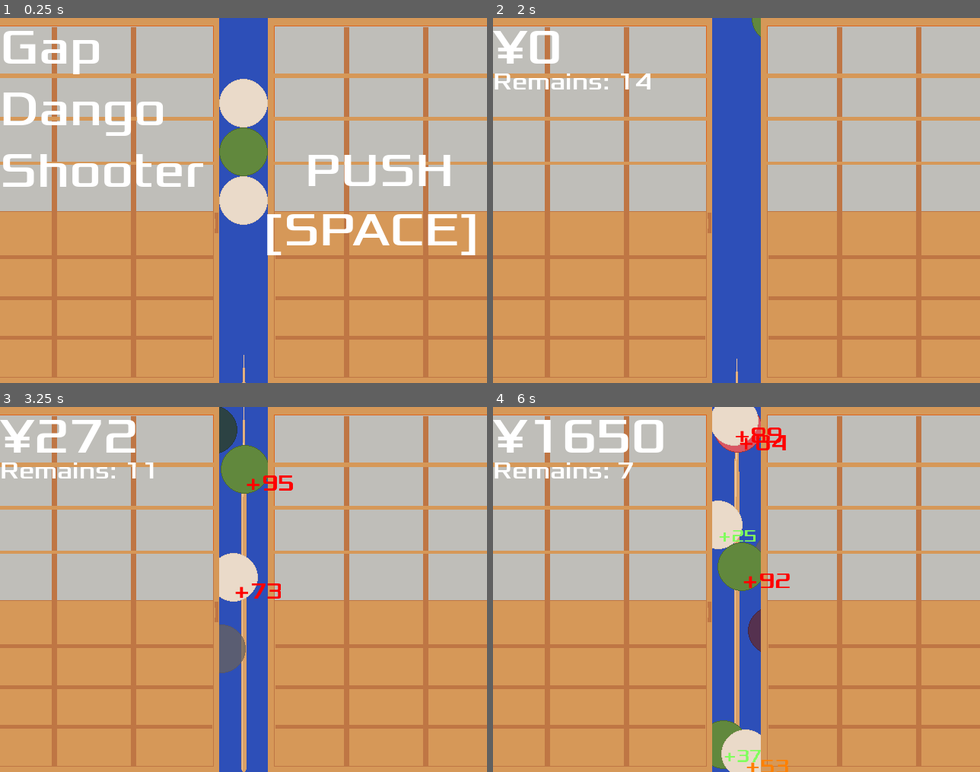
Above: before the commit, frames 1-4 (two rows, left to right).
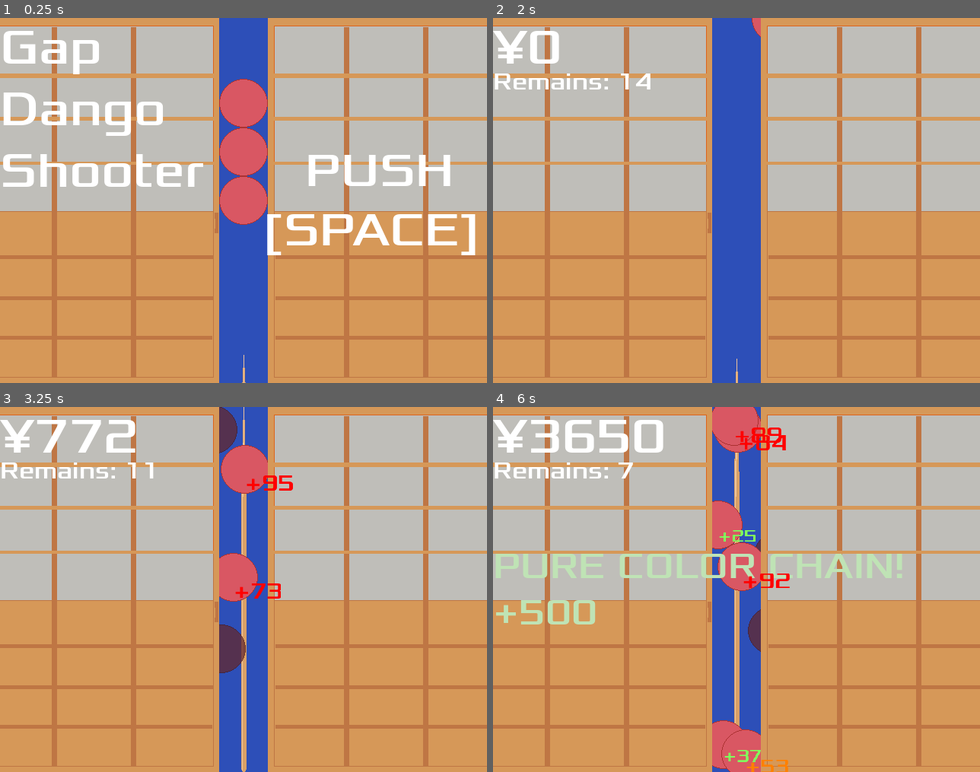
Above: after the commit, the same moments.

Repository: zundouz/ldjam54_odango
Game: Godot game, scene res://main.tscn
Two runs of this game, one before a commit and one after it. Both use one fixed random seed, a clock stepped at 60 frames per second and the inputs below.
Inputs (mouse positions are in pixels of both pictures, inside the frame that each line leads up to):
- Up to frame 1 (0.25 s): no input
- Up to frame 2 (2 s): tap Space (space) at 0.5 s; move the mouse to (843, 182) at 0.52 s; hold Up (move_up) 0.53-1.28 s; tap Enter (enter) at 0.6, 1.35 s; move the mouse to (639, 218) at 1.27 s
- Up to frame 3 (3.25 s): tap Space (space) at 2, 2.85 s; move the mouse to (292, 509) at 2.02 s; hold Up (move_up) from 2.03 s (still down); click (292, 509) at 2.1 s; tap Enter (enter) at 2.3, 3.05 s; move the mouse to (219, 662) at 2.77 s
- Up to frame 4 (6 s): move the mouse to (882, 644) at 3.52 s; release Up (move_up) at 3.53 s; tap W (w_key) at 3.6 s; tap Enter (enter) at 3.8, 4.35, 5.1 s; move the mouse to (590, 534) at 4.27 s; move the mouse to (760, 589) at 5.02 s; move the mouse to (663, 498) at 5.77 s; hold Up (move_up) from 5.78 s (still down); click (663, 498) at 5.85 s

The runs differ from the first frame. In frame 1, 3.1% of the frame differs, in the area x 45-55%, y 16-57%; in frame 2, less than 0.1%; in frame 3, 3.0%; in frame 4, 6.3%, in the area x 0-84%, y 0-100%.

Commit message:
feat: 単色ボーナスの実装
- デバッグ用の団子単色処理切ってないので注意

Diff:
--- a/My_Global.gd
+++ b/My_Global.gd
@@ -11,6 +11,7 @@
 var is_odango_finished : bool = true
 var shotted_alive_dango_amount : int = 0
 var is_now_bonus_time : bool = false
+var is_now_pure_color_chain : bool = false
 var all_shotted_odango_kind : Array[odango_type_enum] = []
 
 var is_swing_se_playing_on_odango = false
--- /dev/null
+++ b/PureColorChainLabel.gd
@@ -0,0 +1,36 @@
+extends Label
+
+var show_counter : int = 0
+
+# Called when the node enters the scene tree for the first time.
+func _ready() -> void:
+	z_index = 101
+
+	# tweenの作成
+	var tween = get_tree().create_tween()
+
+	# 1秒かけて透明にする
+	tween.tween_property(self, "modulate", Color(1,1,1,0.2),0.01).set_trans(Tween.TRANS_CUBIC)
+
+	# 1秒かけて不透明にする
+	tween.tween_property(self, "modulate", Color(1,1,1,1.0), 0.01).set_trans(Tween.TRANS_CUBIC)
+
+	# アニメーションを繰り返す設定
+	tween.set_loops()
+
+# Called every frame. 'delta' is the elapsed time since the previous frame.
+func _process(delta: float) -> void:
+	if MyGlobal.remained_skewer == MyGlobal.remained_skewer_init_val - 1:
+		MyGlobal.is_now_pure_color_chain = false
+		return # 非表示
+
+	if not MyGlobal.is_now_pure_color_chain:
+		hide()
+	else:
+		show_counter = show_counter + 1
+		if show_counter > 30:
+			hide()
+			MyGlobal.is_now_pure_color_chain = false
+			show_counter = 0
+			MyGlobal.score = MyGlobal.score + 500
+		show()
--- /dev/null
+++ b/PureColorChainLabel.tscn
@@ -0,0 +1,22 @@
+[gd_scene load_steps=5 format=3 uid="uid://gsey4okg83rb"]
+
+[ext_resource type="FontFile" uid="uid://b3xpof4xnv77c" path="res://fonts/Xolonium-Regular.ttf" id="1_t5bgx"]
+[ext_resource type="Script" path="res://PureColorChainLabel.gd" id="2_qbxl7"]
+
+[sub_resource type="Shader" id="Shader_nqmkt"]
+
+[sub_resource type="ShaderMaterial" id="ShaderMaterial_gitf7"]
+render_priority = 0
+shader = SubResource("Shader_nqmkt")
+
+[node name="PureColorChainMessage" type="Label"]
+material = SubResource("ShaderMaterial_gitf7")
+offset_right = 640.0
+offset_bottom = 480.0
+theme_override_colors/font_color = Color(0.74902, 0.890196, 0.709804, 1)
+theme_override_fonts/font = ExtResource("1_t5bgx")
+theme_override_font_sizes/font_size = 48
+text = "PURE COLOR CHAIN!
++500"
+vertical_alignment = 1
+script = ExtResource("2_qbxl7")
--- a/main.tscn
+++ b/main.tscn
@@ -7,6 +7,7 @@
 [ext_resource type="PackedScene" uid="uid://dcxbsar8j6may" path="res://bg_shouji.tscn" id="5_r6nah"]
 [ext_resource type="PackedScene" uid="uid://dejfnf75aimhk" path="res://audio_manager.tscn" id="6_6gx38"]
 [ext_resource type="PackedScene" uid="uid://dfd8tmd2ti527" path="res://BonusTimeLabel.tscn" id="7_xaw4e"]
+[ext_resource type="PackedScene" uid="uid://gsey4okg83rb" path="res://PureColorChainLabel.tscn" id="8_i6g6e"]
 
 [sub_resource type="Curve2D" id="Curve2D_ux7l3"]
 _data = {
@@ -67,5 +68,7 @@
 text = "BONUS TIME!!
 ×2"
 
+[node name="PureColorChainMessage" parent="BonusMessage" instance=ExtResource("8_i6g6e")]
+
 [connection signal="timeout" from="MobTimer" to="." method="_on_mob_timer_timeout"]
 [connection signal="timeout" from="StartTimer" to="." method="_on_start_timer_timeout"]
--- a/odango.gd
+++ b/odango.gd
@@ -19,7 +19,7 @@
 # Called when the node enters the scene tree for the first time.
 func _ready():
 	# TODO: 乱数で色変更
-	var rand_int : int = randi_range(0, 101)
+	var rand_int : int = randi_range(0, 30)
 	if rand_int >= 0 and rand_int < 33:
 		$AnimatedSprite2D.set_animation("red")
 		odango_type = MyGlobal.odango_type_enum.RED
@@ -101,6 +101,11 @@
 			if odango_type == MyGlobal.odango_type_enum.BONUS:
 				MyGlobal.is_now_bonus_time = true
 
+			# 単色ボーナス
+			if (are_all_elements_identical(MyGlobal.all_shotted_odango_kind)
+				and len(MyGlobal.all_shotted_odango_kind) >= 3):
+				MyGlobal.is_now_pure_color_chain = true
+
 			# 配列の後始末は、一番最後の団子に任せる
 			if MyGlobal.shotted_alive_dango_amount == 0:
 				MyGlobal.all_shotted_odango_kind.clear()
@@ -117,6 +122,21 @@
 ## 画面外に言ったらfreeして消えてもらう
 #func _on_visible_on_screen_notifier_2d_screen_exited():
 #	queue_free()
+
+func are_all_elements_identical(arr: Array) -> bool:
+	# 配列が空、もしくは1つの要素しかない場合はtrueを返す
+	if arr.size() <= 1:
+		return true
+
+	# 最初の要素を取得
+	var first_element = arr[0]
+
+	# 各要素が最初の要素と同一であるかチェック
+	for element in arr:
+		if element != first_element:
+			return false
+
+	return true
 
 func show_bonus_ui(added_score, center_bonus):
 	var center_bonus_label_instance = center_bonus_label.instantiate()
Not shown: 1 places in main.tscn that only renumber resources
